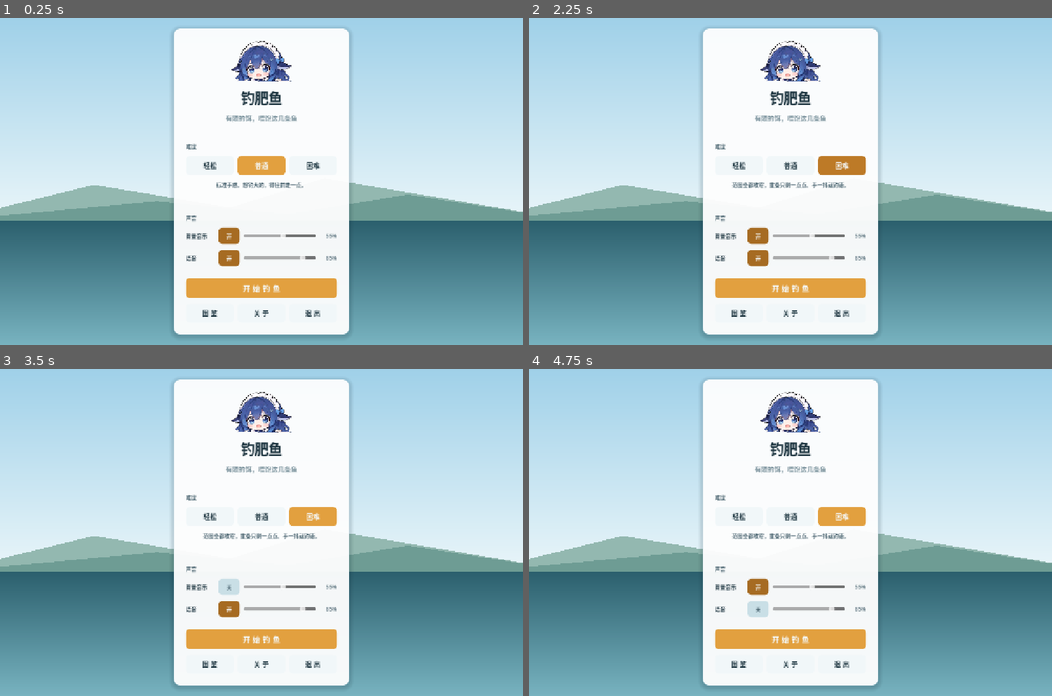
Above: before the commit, frames 1-4 (two rows, left to right).
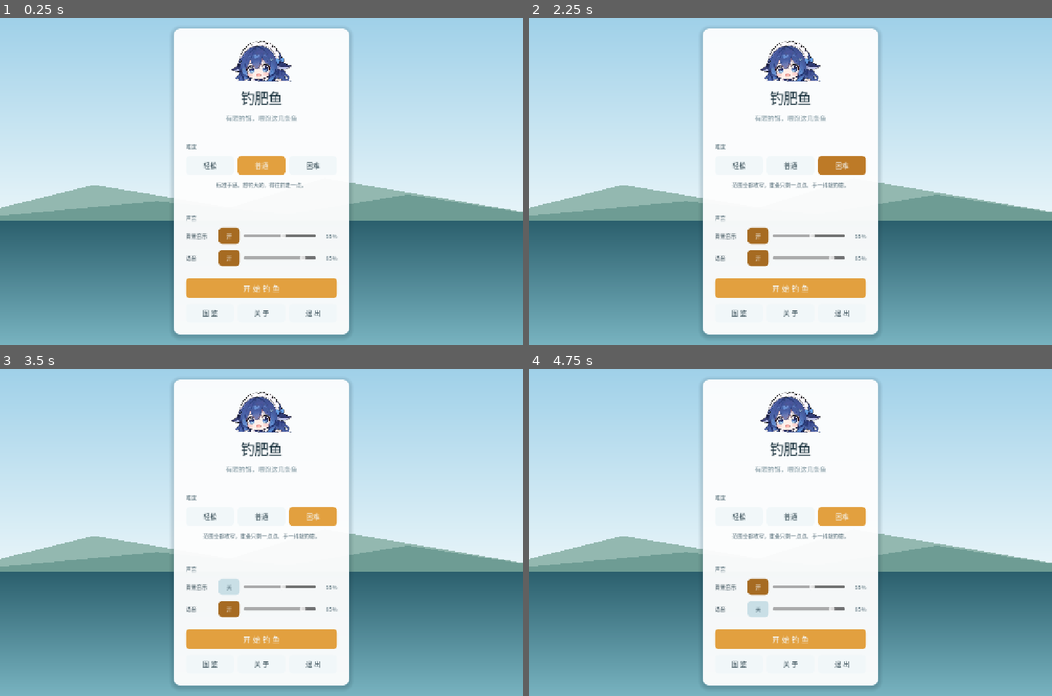
Above: after the commit, the same moments.

Repository: yes-a-hit/Fishing-the-fat-fish
Game: Godot game, scene res://menu.tscn
Two runs of this game, one before a commit and one after it. Both use one fixed random seed, a clock stepped at 60 frames per second and the inputs below.
Inputs:
- Up to frame 1 (0.25 s): no input
- Up to frame 2 (2.25 s): click "轻松" at 0.5 s; click "普通" at 1.25 s; click "困难" at 2 s
- Up to frame 3 (3.5 s): click "开" at 2.75 s
- Up to frame 4 (4.75 s): click "关" at 3.5 s; click "开" at 4.25 s

The runs differ from the first frame. In frame 1, 0.9% of the frame differs, in the area x 35-65%, y 22-92%; in frame 2, 0.9%; in frame 3, 0.9%; in frame 4, 0.9%.

Commit message:
修手机端结算页点不到按钮、网页版中文乱码
结算页：按钮条移出 ScrollContainer，改成整页竖排（上面滚动卡片、下面固定按钮条）。
手机上 ScrollContainer 拖不动，按钮留在滚动区里等于永久消失，假 claude 三页 meme 会卡死。

字体：Godot 4 内置字体不含中日韩字形，桌面端靠系统回退凑合，网页版没有可靠回退就全烂。
自带 Noto Sans SC 子集（OFL），tools/make_font.py 扫 scripts/ 与 data/ 的实际用字，
8.1 MB 压到 281 KB、1047 字；project.godot 加 [gui] theme/custom_font。

自测 386 项全过。

Diff:
--- a/project.godot
+++ b/project.godot
@@ -26,6 +26,14 @@
 window/stretch/mode="canvas_items"
 window/stretch/aspect="expand"
 
+[gui]
+
+; Godot 4 内置字体不含中日韩字形。桌面端还能靠系统字体回退凑合，
+; Web 端没有可靠回退 —— 不指定这一行，网页版全部中文都会烂成方块。
+; 字体是 Noto Sans SC（OFL），用 tools/make_font.py 子集化到项目实际用到的 1047 个字，
+; 8.1 MB 压到 281 KB。改了大量文案之后重跑那个脚本。
+theme/custom_font="res://assets/fonts/game_sc.otf"
+
 [physics]
 
 3d/physics_engine="Jolt Physics"
--- a/scripts/ui/ending_overlay.gd
+++ b/scripts/ui/ending_overlay.gd
@@ -11,6 +11,7 @@
 
 var _box: VBoxContainer = null
 var _scroll: ScrollContainer = null
+var _footer: HBoxContainer = null
 
 ## 多图结局（claude_fake 那三段 meme）用这两组状态翻页。
 ## 只有 pages 非空时才走翻页路径，单图结局完全不受影响。
@@ -35,32 +36,37 @@
 	var dim := ColorRect.new()
 	dim.color = Color(0.055, 0.129, 0.169, 0.72)
 	dim.set_anchors_and_offsets_preset(Control.PRESET_FULL_RECT)
+	dim.mouse_filter = Control.MOUSE_FILTER_IGNORE
 	add_child(dim)
 
-	var center := CenterContainer.new()
-	center.set_anchors_and_offsets_preset(Control.PRESET_FULL_RECT)
-
-	# 留边距，避免卡片在 1280×800 下贴到屏幕边缘
 	var margin := MarginContainer.new()
 	margin.set_anchors_and_offsets_preset(Control.PRESET_FULL_RECT)
 	for side in ["left", "right", "top", "bottom"]:
-		margin.add_theme_constant_override("margin_" + side, 20)
+		margin.add_theme_constant_override("margin_" + side, 16)
 	add_child(margin)
-	margin.add_child(center)
-
-	# 内容（标题+正文+大图+统计+三个按钮）在 1280×800 下会超出屏幕，
-	# CenterContainer 居中后上下两端一起被推出可视区 —— 表现就是按钮点不到。
-	# 所以把卡片塞进一个限高的 ScrollContainer，超了就滚动，绝不裁掉底部。
-	var avail := get_viewport_rect().size.y - 44.0
+
+	# 整页竖排：上面是可滚动的内容，下面是固定在屏幕内的按钮条。
+	#
+	# 早先是把按钮放进 ScrollContainer 一起滚的 —— 桌面端靠滚轮还行，
+	# 手机上 ScrollContainer 一拖不动，三个按钮就永远够不着，游戏卡死在这儿。
+	# 按钮条移出滚动区，无论如何都在视野里。
+	var page := VBoxContainer.new()
+	page.add_theme_constant_override("separation", 10)
+	# 宽屏别把卡片拉成一条，窄屏铺满
+	page.custom_minimum_size = Vector2(minf(get_viewport_rect().size.x - 32.0, 660.0), 0)
+	page.size_flags_horizontal = Control.SIZE_SHRINK_CENTER
+	page.size_flags_vertical = Control.SIZE_EXPAND_FILL
+	margin.add_child(page)
+
 	_scroll = ScrollContainer.new()
-	_scroll.custom_minimum_size = Vector2(660, clampf(avail, 320.0, 720.0))
-	_scroll.size_flags_vertical = Control.SIZE_SHRINK_CENTER
+	_scroll.size_flags_horizontal = Control.SIZE_EXPAND_FILL
+	_scroll.size_flags_vertical = Control.SIZE_EXPAND_FILL
 	_scroll.horizontal_scroll_mode = ScrollContainer.SCROLL_MODE_DISABLED
 	_scroll.vertical_scroll_mode = ScrollContainer.SCROLL_MODE_AUTO
-	center.add_child(_scroll)
+	_scroll.follow_focus = false
+	page.add_child(_scroll)
 
 	var card := UIKit.card(Palette.CARD, Palette.RADIUS, 24)
-	card.custom_minimum_size = Vector2(640, 0)
 	card.size_flags_horizontal = Control.SIZE_EXPAND_FILL
 	_scroll.add_child(card)
 
@@ -102,6 +108,12 @@
 	_page_box.add_theme_constant_override("separation", 6)
 	_box.add_child(_page_box)
 
+	# 按钮条永远在滚动区外面
+	_footer = HBoxContainer.new()
+	_footer.add_theme_constant_override("separation", 10)
+	_footer.size_flags_horizontal = Control.SIZE_EXPAND_FILL
+	page.add_child(_footer)
+
 	if not _pages.is_empty():
 		_show_page()
 		return
@@ -141,15 +153,16 @@
 
 	if _page_index < _pages.size() - 1:
 		var next := UIKit.button("……")
+		next.size_flags_horizontal = Control.SIZE_EXPAND_FILL
 		next.pressed.connect(_next_page)
-		tail.add_child(next)
+		_footer.add_child(next)
 		return
 
 	tail.add_child(UIKit.spacer(4))
 	tail.add_child(UIKit.divider())
 	tail.add_child(UIKit.spacer(4))
 	tail.add_child(_stats_block(_page_summary, _page_fish))
-	_add_buttons(tail)
+	_add_buttons()
 
 
 func _next_page() -> void:
@@ -171,12 +184,19 @@
 
 
 func _add_buttons(parent: Control = null) -> void:
-	var host: Control = _box if parent == null else parent
-	host.add_child(UIKit.spacer(8))
-
-	var btns := HBoxContainer.new()
+	# 按钮条默认落在 _footer —— 它在 ScrollContainer 外面，
+	# 内容再长也顶不掉，手机上一定点得到。
+	if _footer == null:
+		_footer = HBoxContainer.new()
+		_footer.add_theme_constant_override("separation", 10)
+		_footer.size_flags_horizontal = Control.SIZE_EXPAND_FILL
+		_box.add_child(_footer)
+
+	var btns := _footer if parent == null else HBoxContainer.new()
 	btns.add_theme_constant_override("separation", 12)
-	host.add_child(btns)
+	btns.size_flags_horizontal = Control.SIZE_EXPAND_FILL
+	if btns != _footer:
+		parent.add_child(btns)
 
 	var again := UIKit.button("再来一局")
 	again.size_flags_horizontal = Control.SIZE_EXPAND_FILL
@@ -263,5 +283,6 @@
 	_page_index = 0
 	_page_box = null
 	_scroll = null
+	_footer = null
 	for child in get_children():
 		child.queue_free()
--- a/tests/selftest.gd
+++ b/tests/selftest.gd
@@ -1052,13 +1052,16 @@
 	overlay.show_ending("claude", endings.get("claude", {}), sample, targets)
 	_ok("陷阱结局仍列出三条目标", targets.size() == 3)
 
-	# 卡片必须限高可滚动，否则 1280×800 下内容会把底部按钮顶出屏幕
+	# 卡片必须可滚动，否则 1280×800 下内容会把底部按钮顶出屏幕
 	_ok("结算卡片套了滚动容器", overlay._scroll != null)
 	if overlay._scroll != null:
-		var limit := overlay._scroll.custom_minimum_size.y
-		_ok("滚动容器限高在 320~720 之间", limit >= 320.0 and limit <= 720.5)
 		_ok("滚动容器允许纵向滚动",
 			overlay._scroll.vertical_scroll_mode != ScrollContainer.SCROLL_MODE_DISABLED)
+	_ok("按钮条在滚动区外", overlay._footer != null)
+	if overlay._scroll != null and overlay._footer != null:
+		# 手机上 ScrollContainer 拖不动，按钮只要还在滚动区里就等于消失
+		_ok("按钮条不是滚动区的后代", not overlay._scroll.is_ancestor_of(overlay._footer))
+		_ok("按钮条不参与滚动", overlay._footer.get_parent() != overlay._scroll)
 
 	# 多图结局翻到最后一页，三个按钮必须都在
 	overlay.show_ending("claude_fake", endings.get("claude_fake", {}), sample, targets)
Binary file added: assets/fonts/game_sc.otf
Not shown, added: assets/fonts/game_sc.otf.import
Not shown, changed: .gitignore
Not shown, changed: README.md
Not shown, changed: docs/download/钓肥鱼-v1.0.0.apk
Not shown, changed: docs/index.html
Not shown, changed: docs/index.pck
Not shown, added: tools/make_font.py
